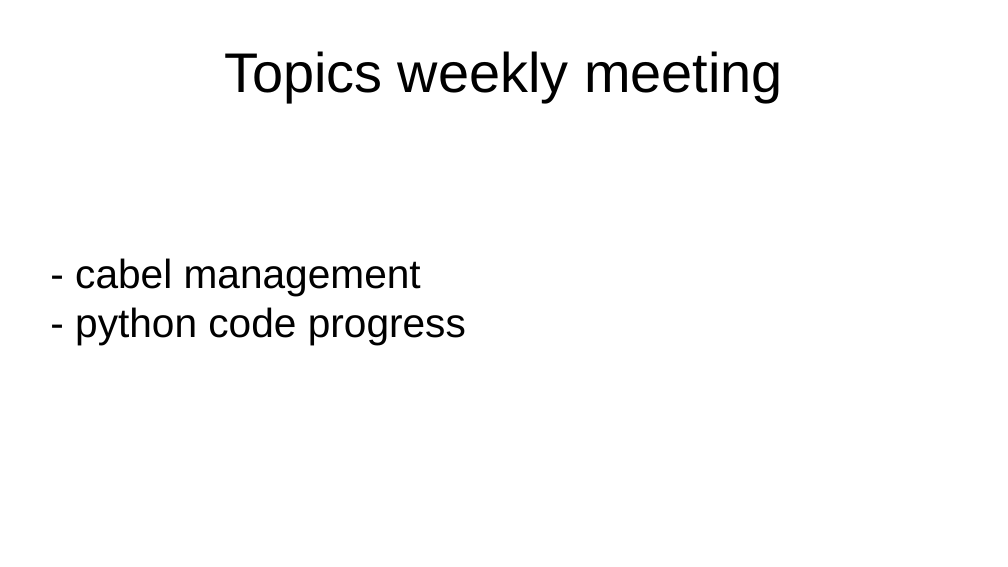
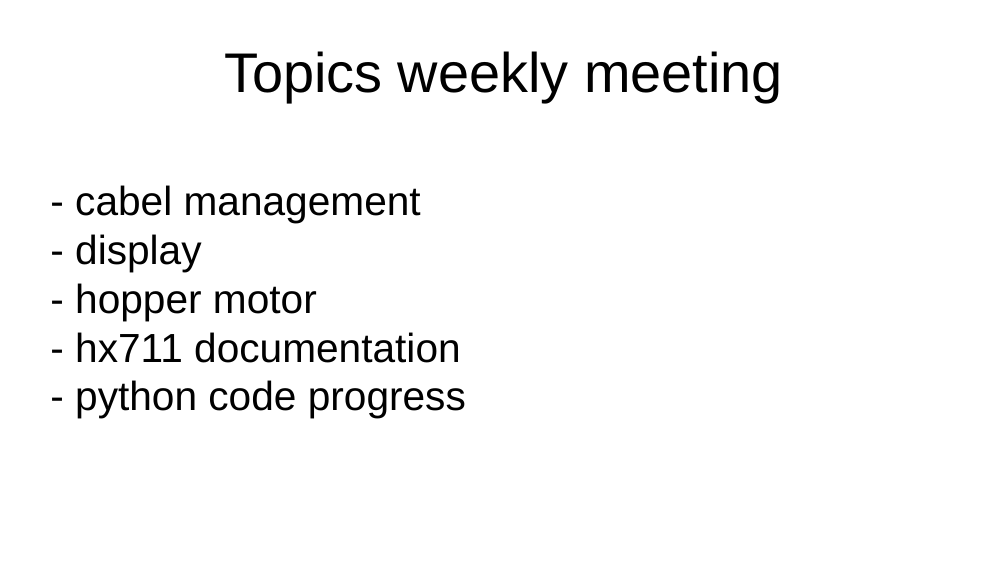
Before and after one commit to ES-EDU-SIEGMA/Documentation, a slide deck: slide 1 of weekly_presentations_2023/presentation_week23.odp. Drawn at 1008x567 pixels with LibreOffice and Linux fonts; fonts in the diff are those of the drawing. Boxes give left, top, right and bottom in pixels: in the first picture for what was removed or moved away, otherwise in the second. Text is boxed around its words. In the diff, an @@ line names an element or a change of style, - is before the commit and + after.

```diff
--- a/weekly_presentations_2023/presentation_week23.odp
+++ b/weekly_presentations_2023/presentation_week23.odp
@@ subtitle at box(75, 234, 461, 363): paragraphs added @@
+- display
+- hopper motor
+- hx711 documentation
```
Also in this commit, not shown: 3 slides added.
